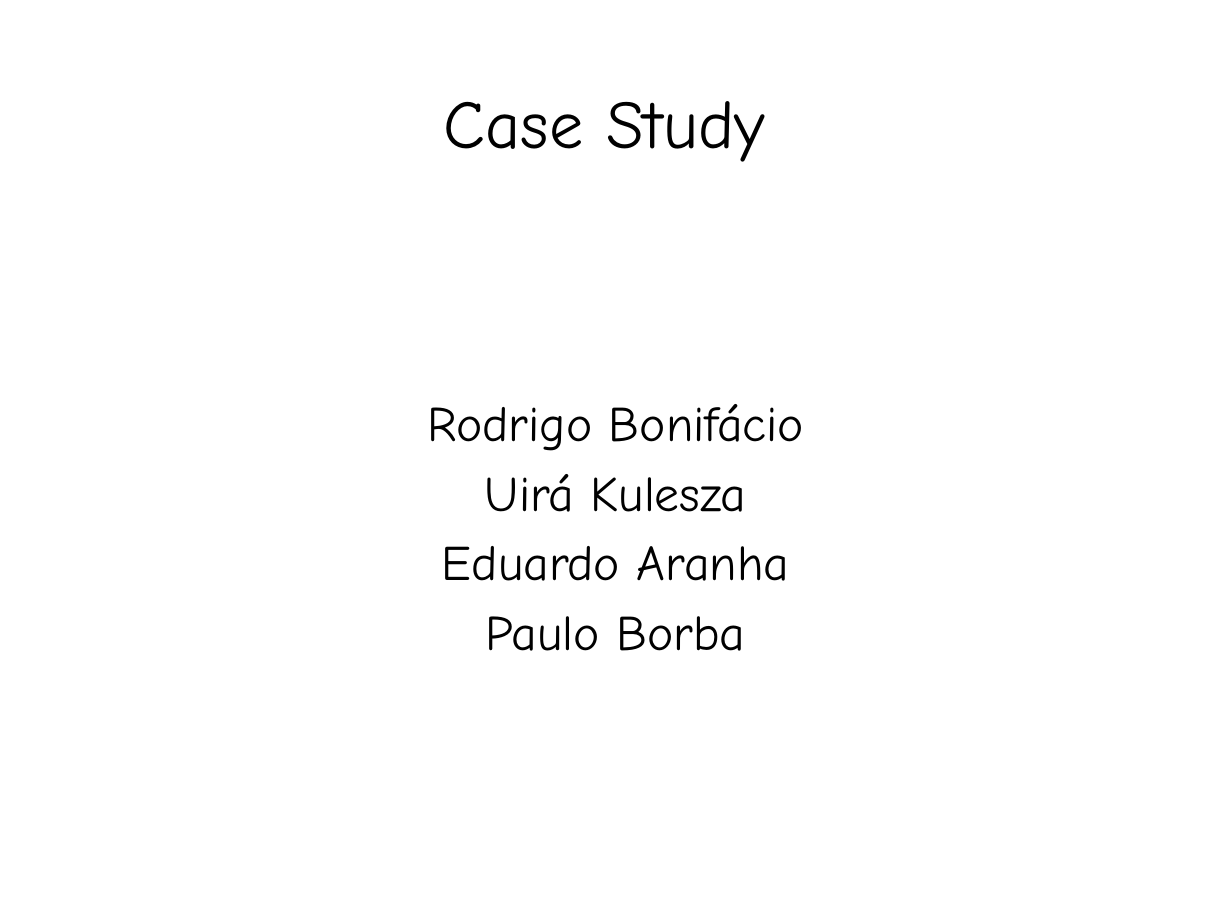
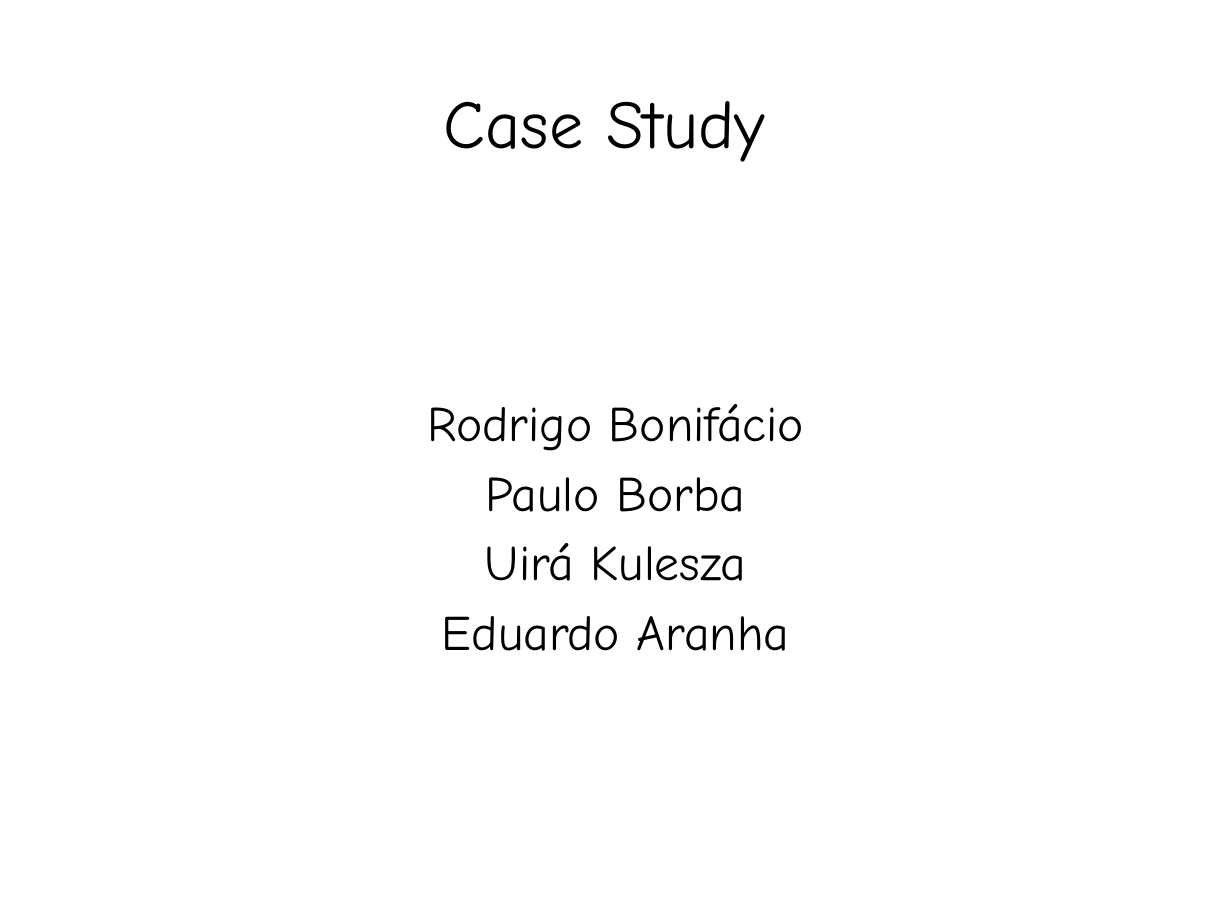
Before and after one commit to rbonifacio/variability-management-research, a slide deck: slide 1 of VariabilityManagement/docs/casestudies/smart-home/planning.ppt. Drawn at 1232x924 pixels with LibreOffice and Linux fonts; fonts in the diff are those of the drawing. Boxes give left, top, right and bottom in pixels: in the first picture for what was removed or moved away, otherwise in the second. Text is boxed around its words. In the diff, an @@ line names an element or a change of style, - is before the commit and + after.

```diff
--- a/VariabilityManagement/docs/casestudies/smart-home/planning.ppt
+++ b/VariabilityManagement/docs/casestudies/smart-home/planning.ppt
@@ subtitle at (x1=486, y1=477, x2=745, y2=512): paragraph added @@
+Paulo Borba
@@ subtitle at (x1=486, y1=616, x2=745, y2=651): paragraph removed @@
-Paulo Borba
```
Also in this commit, not shown: 2 other slides changed.
